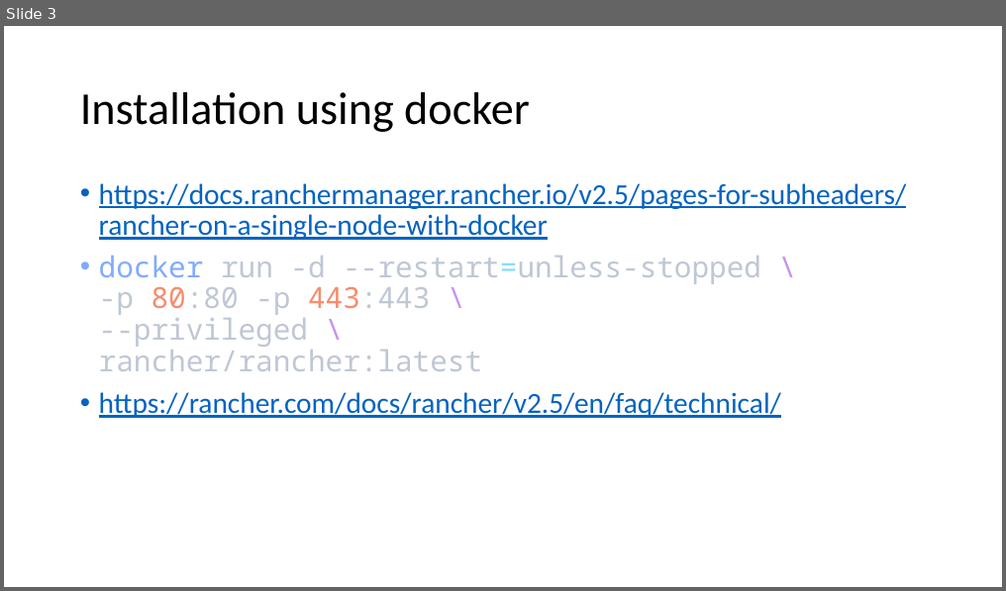
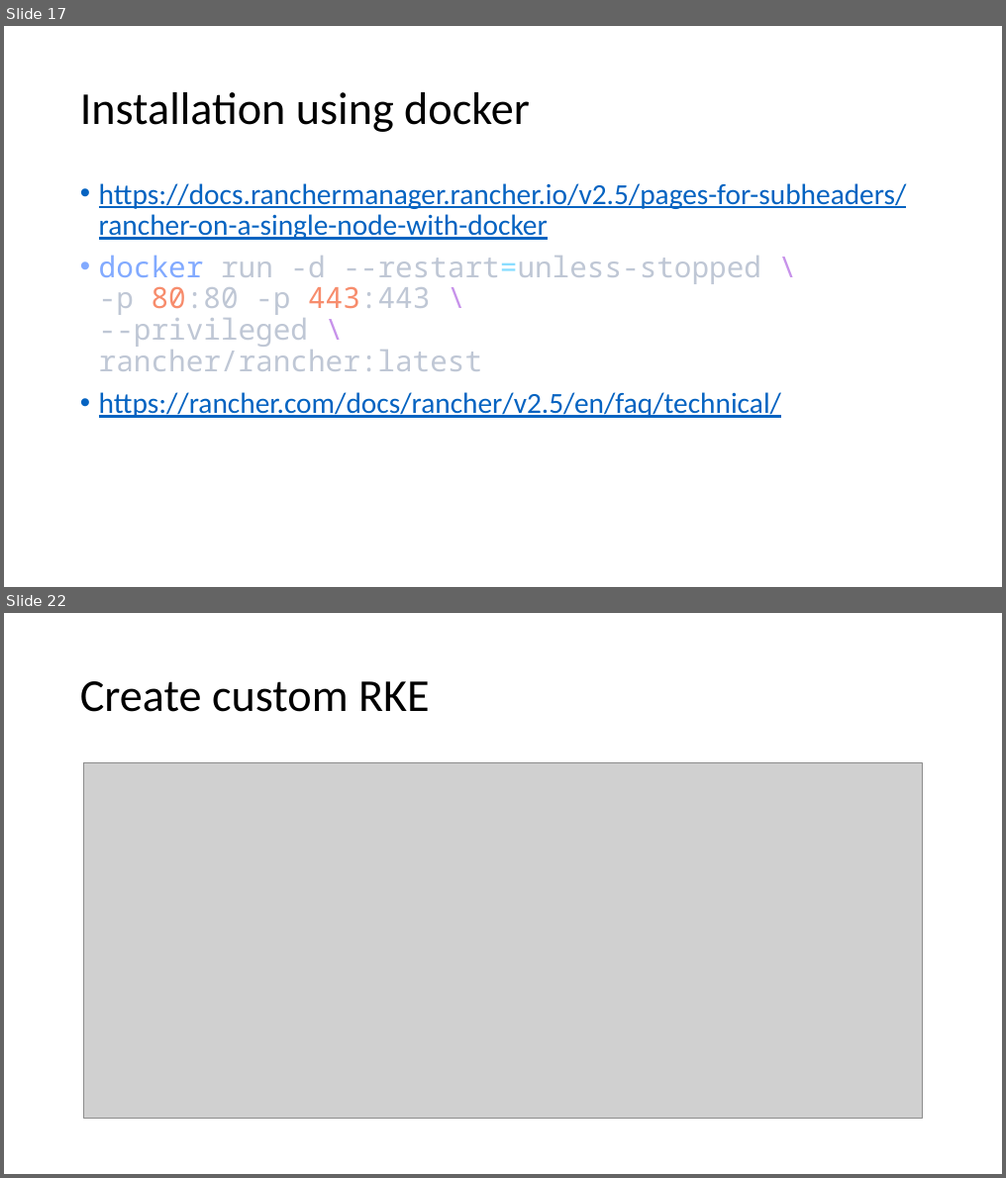
Before and after one commit to amitopenwriteup/my_proj, a slide deck: Rancher.pptx. Shown one above the other, each under a label of ours: slide 3 before the commit, slides 17 and 22 after it; the slides between them are not shown. The pictures are 1006x591 and 1006x1178 pixels, drawn with LibreOffice and Linux fonts; fonts in the diff are those of the drawing; grey boxes stand for pictures. Boxes give left, top, right and bottom in pixels: in the first picture for what was removed or moved away, otherwise in the second. Text is boxed around its words. In the diff, an @@ line names an element or a change of style, - is before the commit and + after.

```diff
--- a/Rancher.pptx
+++ b/Rancher.pptx
@@ slide 22 added at bbox=[4, 613, 1002, 1174], background #FFFFFF @@
@@ title added at bbox=[80, 681, 430, 712], 44 pt, text #000000 @@
+Create custom RKE
@@ picture added at bbox=[84, 762, 923, 1119] @@
@@ what was slide 3 is now slide 17 @@
```
Also in this commit, not shown: 1 slide changed, 20 other slides added, 4 other files.
